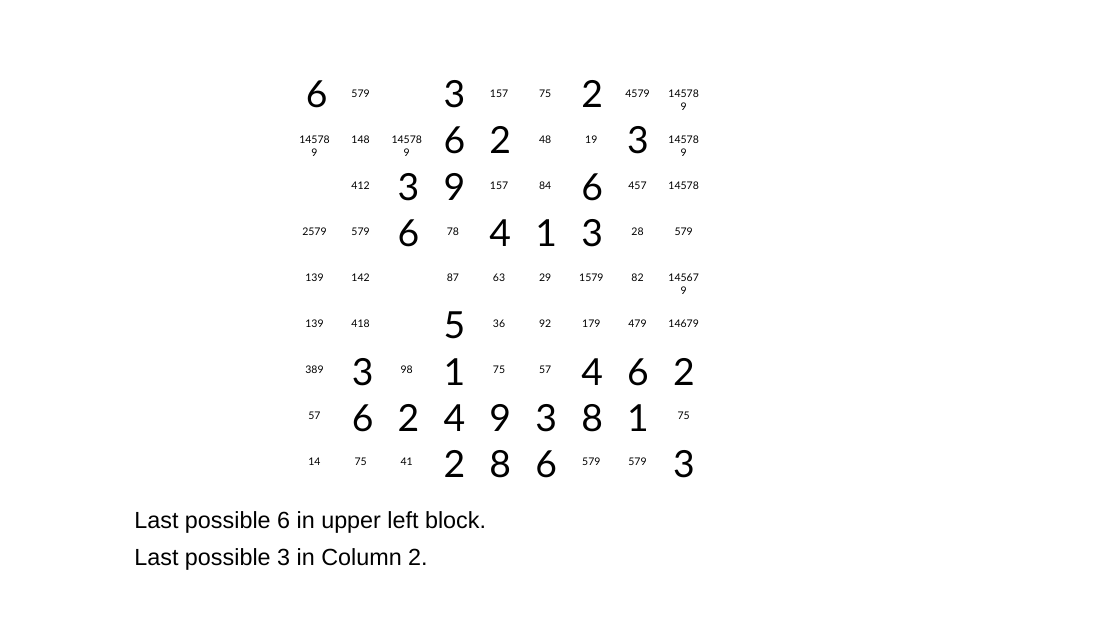
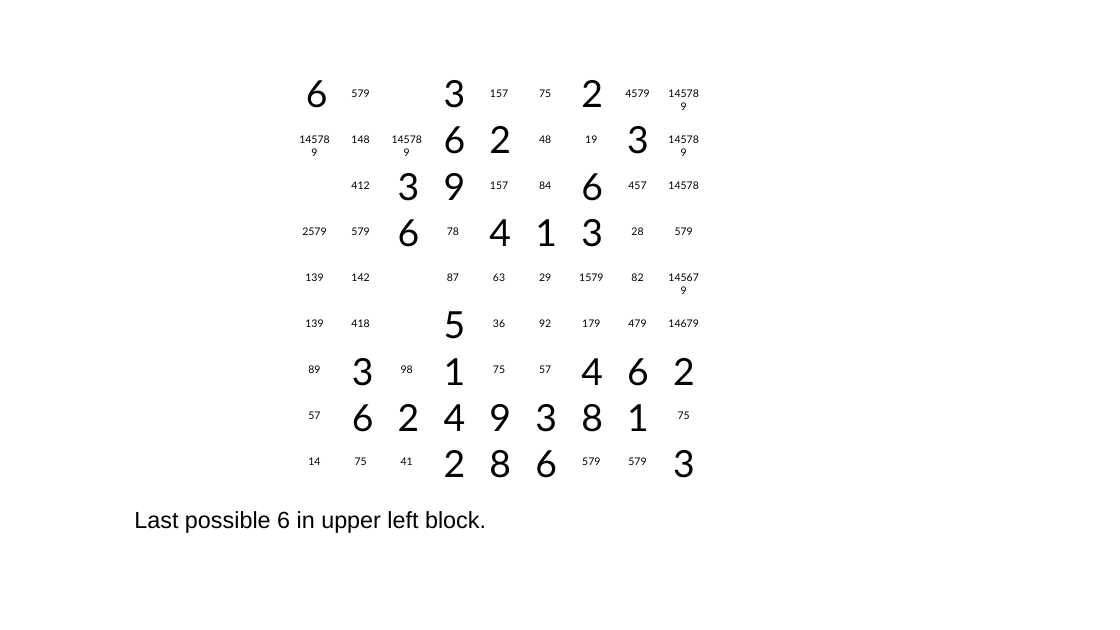
Before and after one commit to jhardis/WSJ_Number_Puzzles, a slide deck: slide 43 of 20260530_2.pptx. Drawn at 1120x630 pixels with LibreOffice and Linux fonts; fonts in the diff are those of the drawing; background and template pictures are left out. Boxes give left, top, right and bottom in pixels: in the first picture for what was removed or moved away, otherwise in the second. Text is boxed around its words. In the diff, an @@ line names an element or a change of style, - is before the commit and + after.

```diff
--- a/20260530_2.pptx
+++ b/20260530_2.pptx
@@ text at [308, 365, 320, 373]: text changed @@
-389
+89
@@ text at [134, 548, 427, 570]: paragraph removed @@
-Last possible 3 in Column 2.
```
Also in this commit, not shown: 20 other slides changed, 1 slide removed.
